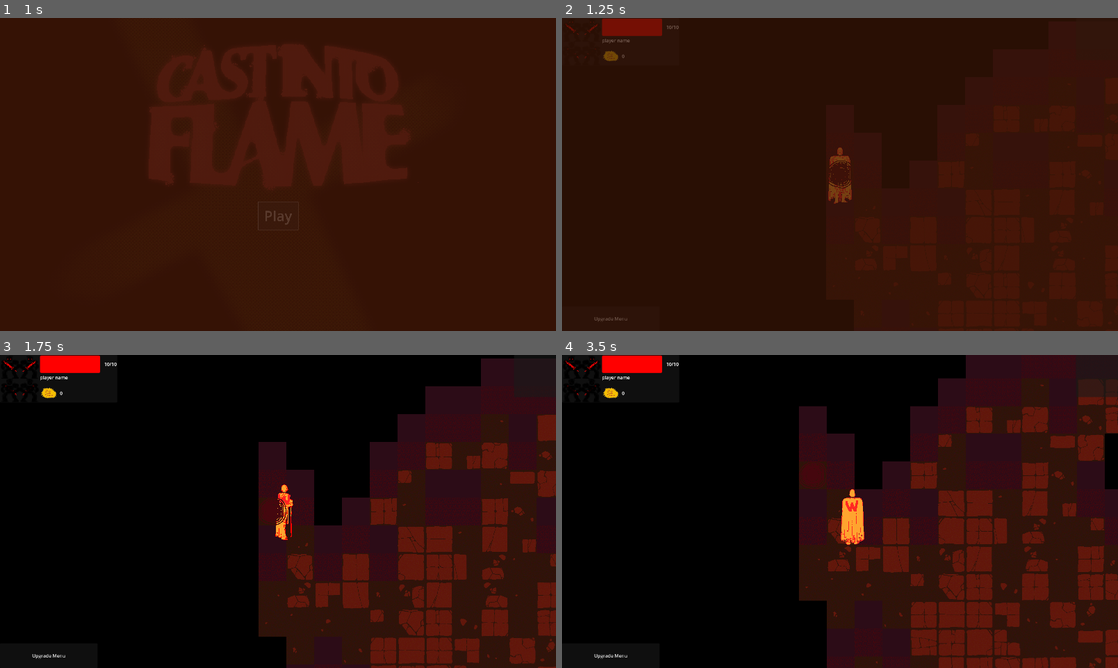
Above: before the commit, frames 1-4 (two rows, left to right).
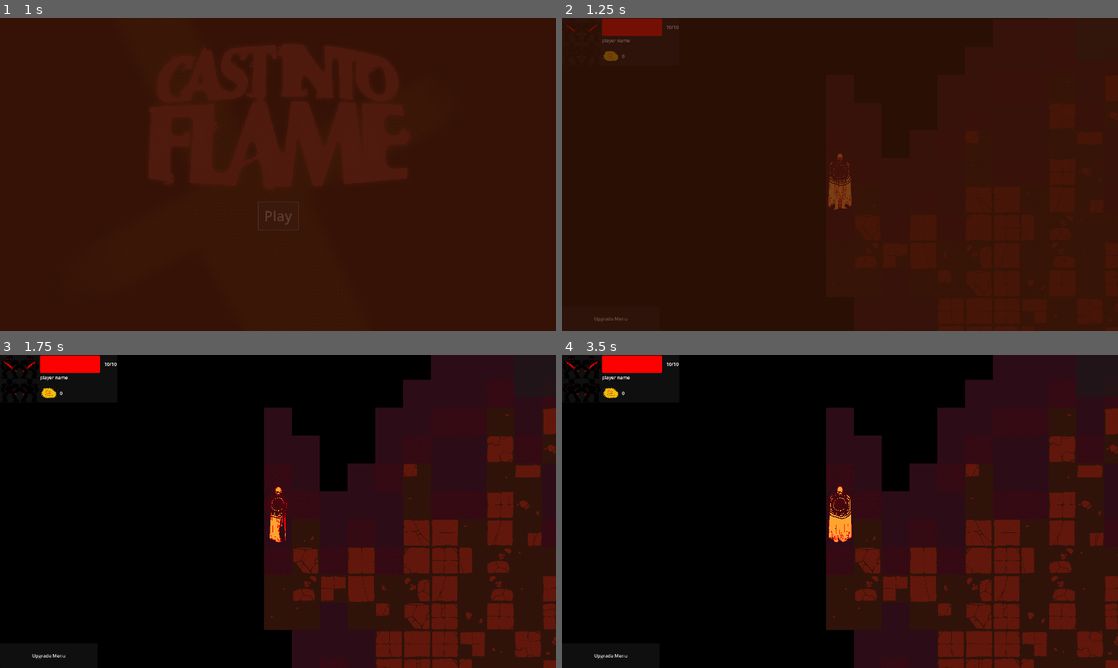
Above: after the commit, the same moments.

Repository: jible/capstone
Game: Godot game, scene res://scenes/testScenes/main_menu.tscn
The game is run twice, just before and just after one commit, with the same random seed, the same clock (stepped at 60 frames per second) and the same inputs. The engine's default icon, where the game draws it, is replaced by a stand-in: a white triangle on a blue panel in a dark square.
Inputs (mouse positions are in pixels of both pictures, inside the frame that each line leads up to):
- Up to frame 1 (1 s): click "Play" at 0.5 s
- Up to frame 2 (1.25 s): no input
- Up to frame 3 (1.75 s): move the mouse to (400, 495) at 1.27 s; hold Right (right) from 1.28 s (still down); hold Space (attack) from 1.28 s (still down)
- Up to frame 4 (3.5 s): move the mouse to (728, 527) at 2.02 s; release Right (right) at 2.03 s; release Space (attack) at 2.03 s; hold Down (down) 2.03-2.78 s; tap Space (attack) at 2.1 s; move the mouse to (895, 442) at 2.77 s; hold Right (right) from 2.78 s (still down); hold Space (attack) from 2.78 s (still down)

Frame 1 is identical in both runs. In frame 2, 0.3% of the frame differs, in the area x 47-53%, y 41-62%; in frame 3, 14%; in frame 4, 22%, in the area x 42-100%, y 0-100%.

Commit message:
fixed player collision and added a third wall tile

Diff:
--- a/project.godot
+++ b/project.godot
@@ -31,7 +31,6 @@
 
 window/size/viewport_width=1920
 window/size/viewport_height=1080
-window/size/mode=3
 window/size/initial_position_type=0
 window/size/window_width_override=1920
 window/size/window_height_override=1080
--- a/scenes/prefabs/player/player.tscn
+++ b/scenes/prefabs/player/player.tscn
@@ -582,10 +582,11 @@
 "speed": 5.0
 }]
 
-[sub_resource type="CircleShape2D" id="CircleShape2D_kqpcb"]
+[sub_resource type="RectangleShape2D" id="RectangleShape2D_h2x6a"]
+size = Vector2(20, 11.4171)
 
 [sub_resource type="RectangleShape2D" id="RectangleShape2D_80b3n"]
-size = Vector2(200, 200)
+size = Vector2(102, 122.99)
 
 [node name="Player" type="CharacterBody2D" node_paths=PackedStringArray("mobility_manager", "state_machine", "hitbox", "hurtbox", "sprite_manager", "direction_manager", "health_manager", "pick_up") groups=["Player"]]
 collision_mask = 67
@@ -602,10 +603,12 @@
 
 [node name="Animation Manager" parent="." instance=ExtResource("9_sc1mn")]
 sprite_frames = SubResource("SpriteFrames_mf368")
-animation = &"attack_west"
+animation = &"walk_north"
 
 [node name="CollisionShape2D" type="CollisionShape2D" parent="."]
-shape = SubResource("CircleShape2D_kqpcb")
+position = Vector2(0, 2.5)
+scale = Vector2(5.12944, 21.1087)
+shape = SubResource("RectangleShape2D_h2x6a")
 
 [node name="Mobility Manager" parent="." instance=ExtResource("14_2dfdq")]
 max_speed = 250
@@ -646,9 +649,12 @@
 detecting = false
 
 [node name="CollisionShape2D" parent="Hitbox" index="0"]
+position = Vector2(0, 61.7489)
+scale = Vector2(1.44, 1.08413)
 shape = SubResource("RectangleShape2D_80b3n")
 
 [node name="Hurtbox" parent="." instance=ExtResource("9_po6ig")]
+scale = Vector2(0.652757, 1.79526)
 collision_layer = 4
 collision_mask = 32
 
@@ -658,6 +664,9 @@
 
 [node name="Pick Up" parent="." node_paths=PackedStringArray("speaker") instance=ExtResource("15_nqwto")]
 speaker = NodePath("../Inventory Sounds")
+
+[node name="CollisionShape2D" parent="Pick Up" index="0"]
+scale = Vector2(1, 2.6)
 
 [node name="Voice" type="AudioStreamPlayer2D" parent="."]
 max_polyphony = 10
--- a/scripts/level_generator.gd
+++ b/scripts/level_generator.gd
@@ -94,4 +94,5 @@
 
 			if map.get_tile(pos).type == null && check_wall.y < map.size.y && map.get_tile(check_wall).type == "floor":
 				layers["walls"].set_cell(pos, 0, Vector2i(0,0))
-				layers["walls"].set_cell(Vector2(x,y - 1 ), 0, Vector2i(1,0))
+				layers["walls"].set_cell(Vector2(x,y - 1), 0, Vector2i(1,0))
+				layers["walls"].set_cell(Vector2(x,y - 2), 0, Vector2i(1,0))
Not shown: 1 places in scenes/prefabs/player/player.tscn that only renumber resources
